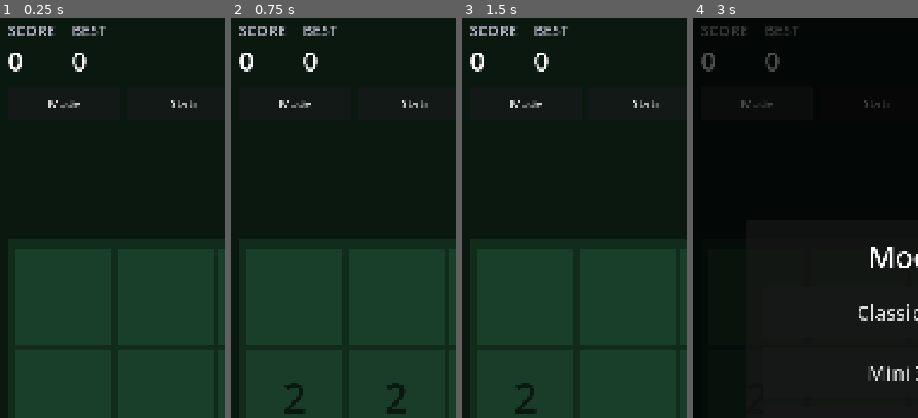
Above: before the commit, frames 1-4 (left to right).
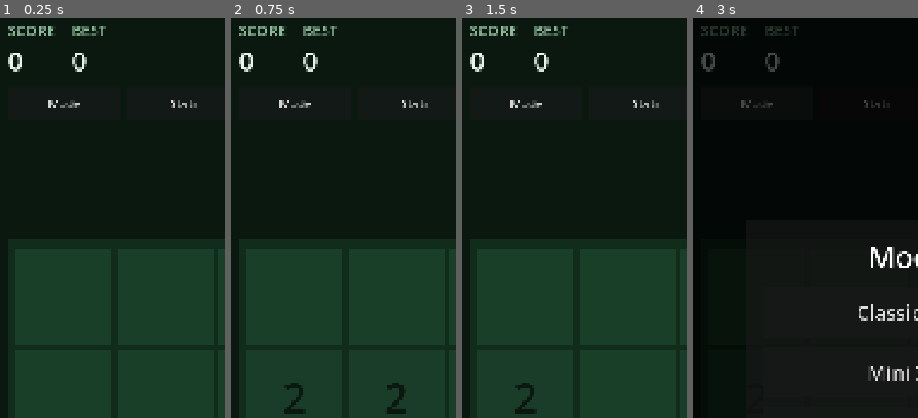
Above: after the commit, the same moments.

Repository: 0xRnato/2048
Game: Godot game, scene res://scenes/main.tscn
The game is run twice, just before and just after one commit, with the same random seed, the same clock (stepped at 60 frames per second) and the same inputs.
Inputs:
- Up to frame 1 (0.25 s): no input
- Up to frame 2 (0.75 s): click "NEW GAME" at 0.5 s
- Up to frame 3 (1.5 s): click "NEW GAME" at 1.25 s
- Up to frame 4 (3 s): click "UNDO" at 2 s; click "Mode" at 2.75 s
The pictures show only the part of the screen within x 2-52%, y 1-51%; the shares and areas given below are measured in that part.

The runs differ from the first frame. In frame 1, 0.4% of the frame differs, in the area x 3-46%, y 2-5%; in frame 2, 0.4%; in frame 3, 0.4%; in frame 4, less than 0.1%.

Commit message:
feat(theme): propagate theme to main background and hud labels plus wire polyglot achievement

Diff:
--- a/resources/themes/colorblind.tres
+++ b/resources/themes/colorblind.tres
@@ -12,6 +12,8 @@
 high_value_bg = Color(0.075, 0.075, 0.118, 1)
 text_color_light = Color(1, 1, 1, 1)
 text_color_dark = Color(0.07, 0.07, 0.07, 1)
+ui_text_primary = Color(0.941, 0.961, 1, 1)
+ui_text_secondary = Color(0.58, 0.675, 0.776, 1)
 tile_palette = {
 2: Color(0.267, 0.361, 0.51, 1),
 4: Color(0.345, 0.482, 0.651, 1),
--- a/resources/themes/dark.tres
+++ b/resources/themes/dark.tres
@@ -12,6 +12,8 @@
 high_value_bg = Color(0.91, 1.0, 0.92, 1)
 text_color_light = Color(0.91, 0.96, 0.92, 1)
 text_color_dark = Color(0.039, 0.094, 0.063, 1)
+ui_text_primary = Color(0.91, 0.96, 0.92, 1)
+ui_text_secondary = Color(0.545, 0.725, 0.6, 1)
 tile_palette = {
 2: Color(0.102, 0.239, 0.165, 1),
 4: Color(0.145, 0.322, 0.212, 1),
--- a/resources/themes/light.tres
+++ b/resources/themes/light.tres
@@ -12,6 +12,8 @@
 high_value_bg = Color(0.235, 0.227, 0.196, 1)
 text_color_light = Color(0.976, 0.965, 0.949, 1)
 text_color_dark = Color(0.467, 0.431, 0.396, 1)
+ui_text_primary = Color(0.302, 0.267, 0.231, 1)
+ui_text_secondary = Color(0.565, 0.529, 0.49, 1)
 tile_palette = {
 2: Color(0.933, 0.894, 0.855, 1),
 4: Color(0.929, 0.878, 0.78, 1),
--- a/scripts/game/board_theme.gd
+++ b/scripts/game/board_theme.gd
@@ -12,6 +12,9 @@
 @export var high_value_bg: Color = Color("#3c3a32")
 @export var text_color_light: Color = Color("#ffffff")
 @export var text_color_dark: Color = Color("#222222")
+## HUD / menu text colors (decoupled from tile-text so themes can tune them independently).
+@export var ui_text_primary: Color = Color("#ffffff")
+@export var ui_text_secondary: Color = Color("#b0b0b8")
 @export var tile_palette: Dictionary = {}   ## int (tile value) → Color
 
 func color_for(value: int) -> Color:
--- a/scripts/ui/hud.gd
+++ b/scripts/ui/hud.gd
@@ -9,7 +9,9 @@
 signal achievements_requested
 signal settings_requested
 
+@onready var _score_title: Label = $Container/Top/Score/Title
 @onready var _score_label: Label = $Container/Top/Score/Value
+@onready var _best_title: Label = $Container/Top/Best/Title
 @onready var _best_label: Label = $Container/Top/Best/Value
 @onready var _new_game_btn: Button = $Container/Top/NewGame
 @onready var _undo_btn: Button = $Container/Top/Undo
@@ -21,12 +23,26 @@
 func _ready() -> void:
 	EventBus.score_changed.connect(_on_score_changed)
 	EventBus.best_score_changed.connect(_on_best_score_changed)
+	EventBus.theme_changed.connect(_on_theme_changed)
 	_new_game_btn.pressed.connect(_on_new_game_pressed)
 	_undo_btn.pressed.connect(_on_undo_pressed)
 	_mode_btn.pressed.connect(func() -> void: mode_requested.emit())
 	_stats_btn.pressed.connect(func() -> void: stats_requested.emit())
 	_achievements_btn.pressed.connect(func() -> void: achievements_requested.emit())
 	_settings_btn.pressed.connect(func() -> void: settings_requested.emit())
+	_apply_theme()
+
+func _on_theme_changed(_id: String) -> void:
+	_apply_theme()
+
+func _apply_theme() -> void:
+	var theme_res: BoardTheme = ThemeService.current_theme
+	if theme_res == null:
+		return
+	_score_title.add_theme_color_override("font_color", theme_res.ui_text_secondary)
+	_best_title.add_theme_color_override("font_color", theme_res.ui_text_secondary)
+	_score_label.add_theme_color_override("font_color", theme_res.ui_text_primary)
+	_best_label.add_theme_color_override("font_color", theme_res.ui_text_primary)
 
 func _on_score_changed(new_score: int) -> void:
 	_score_label.text = str(new_score)
--- a/scripts/ui/main.gd
+++ b/scripts/ui/main.gd
@@ -3,6 +3,7 @@
 ## Root of `main.tscn`. On boot: resume any in-progress game or start a fresh
 ## Classic run, rebuild the board, wire HUD button events to overlay visibility.
 
+@onready var _background: ColorRect = $Background
 @onready var _board_view: BoardView = $BoardView
 @onready var _hud: Hud = $Hud
 @onready var _settings_panel: SettingsPanel = $Overlays/SettingsPanel
@@ -17,9 +18,19 @@
 	_hud.stats_requested.connect(func() -> void: _toggle(_stats_panel))
 	_hud.achievements_requested.connect(func() -> void: _toggle(_achievements_panel))
 	_hud.mode_requested.connect(func() -> void: _toggle(_mode_selector))
+	EventBus.theme_changed.connect(_on_theme_changed)
+	_apply_theme()
 	if not GameManager.try_resume_from_save():
 		GameManager.new_game(GameConstants.GameMode.CLASSIC)
 	_board_view.rebuild(GameManager.board.size)
 
+func _on_theme_changed(_id: String) -> void:
+	_apply_theme()
+
+func _apply_theme() -> void:
+	var theme_res: BoardTheme = ThemeService.current_theme
+	if theme_res != null:
+		_background.color = theme_res.background
+
 func _toggle(overlay: Control) -> void:
 	overlay.visible = not overlay.visible
--- a/scripts/ui/settings_panel.gd
+++ b/scripts/ui/settings_panel.gd
@@ -71,6 +71,7 @@
 	var key: String = str(_language_options.get_item_metadata(idx))
 	SaveManager.set_pref("lang", key)
 	Locale.set_locale(key)
+	AchievementsManager.on_language_changed(key)
 
 func _on_sound_changed(v: float) -> void:
 	SaveManager.set_pref("sound_volume", v)
Binary file changed: translations/translations.en.translation
Binary file changed: translations/translations.pt_BR.translation
